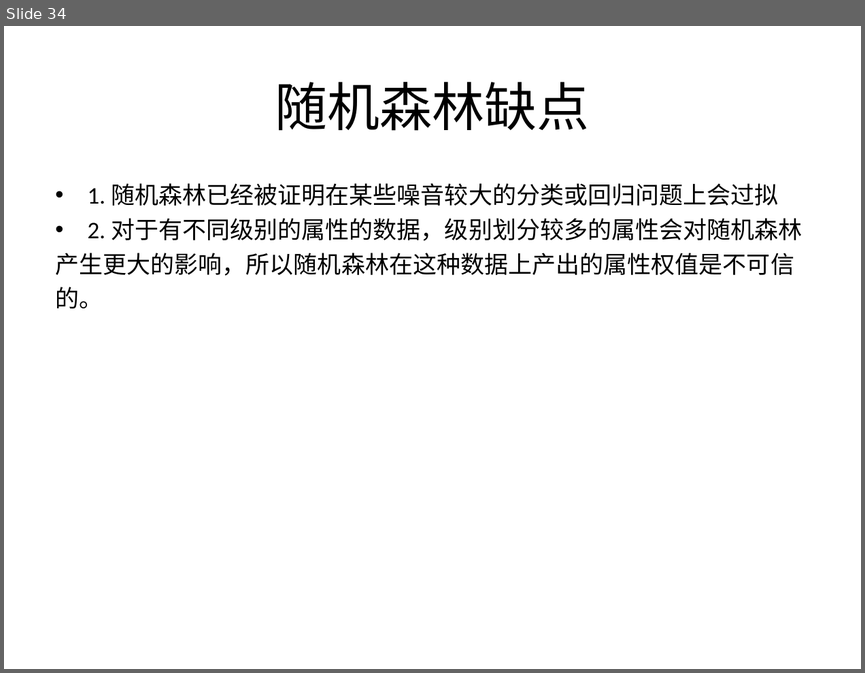
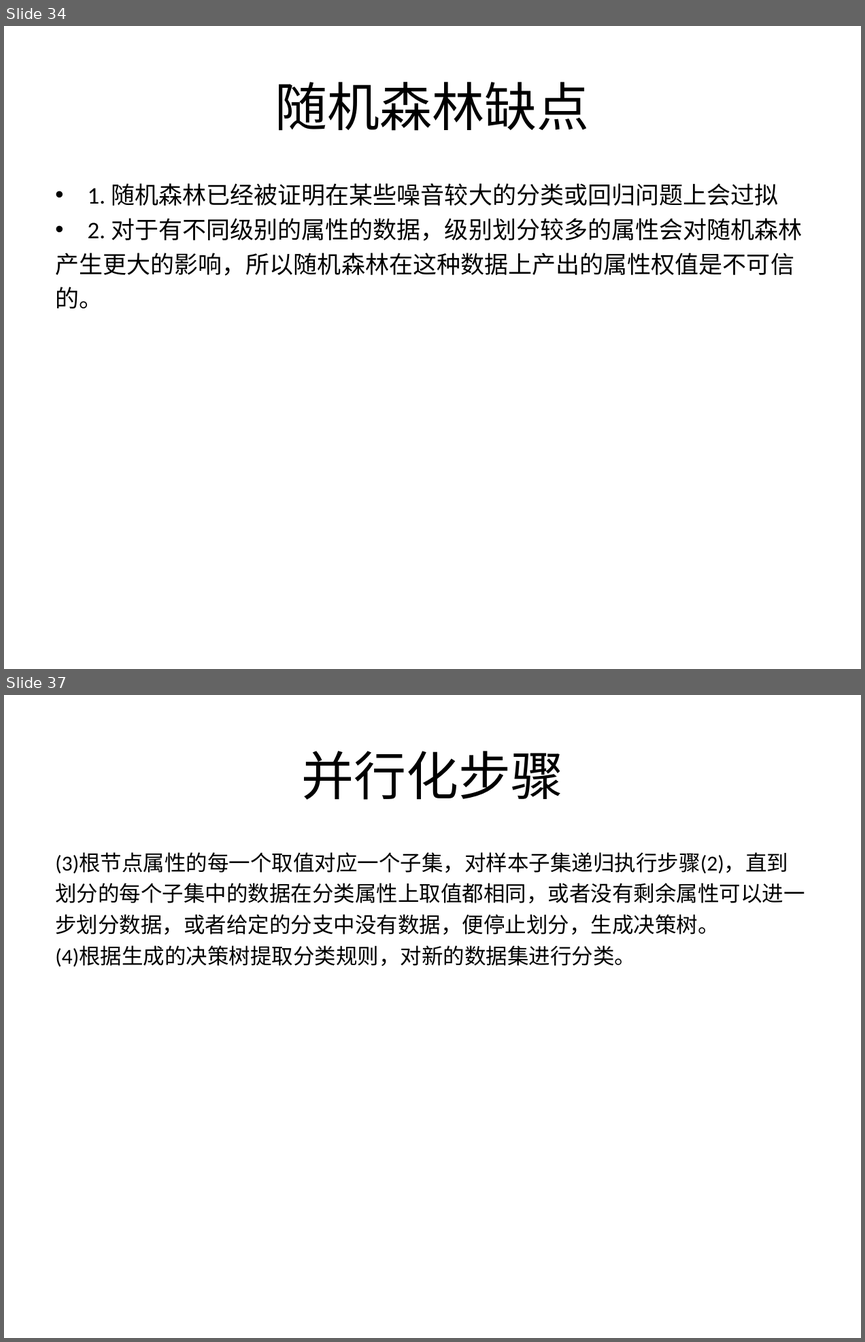
Before and after one commit to fighting-one-piece/shell-scripts, a slide deck: data_mining/src/main/resources/doc/decisiontree.ppt. Shown one above the other, each under a label of ours: slide 34 before the commit, slides 34 and 37 after it; the slides between them are not shown. The pictures are 865x673 and 865x1342 pixels, drawn with LibreOffice and Linux fonts; fonts in the diff are those of the drawing. Boxes give left, top, right and bottom in pixels: in the first picture for what was removed or moved away, otherwise in the second. Text is boxed around its words. In the diff, an @@ line names an element or a change of style, - is before the commit and + after.

```diff
--- a/data_mining/src/main/resources/doc/decisiontree.ppt
+++ b/data_mining/src/main/resources/doc/decisiontree.ppt
@@ slide 37 added at box(4, 695, 861, 1338), background #FFFFFF @@
@@ title added at box(301, 751, 563, 800), 44 pt, text #000000 @@
+并行化步骤
@@ text added at box(55, 852, 804, 966), 18 pt, text #000000 @@
+(3)根节点属性的每一个取值对应一个子集，对样本子集递归执行步骤(2)，直到
+划分的每个子集中的数据在分类属性上取值都相同，或者没有剩余属性可以进一
+步划分数据，或者给定的分支中没有数据，便停止划分，生成决策树。
+(4)根据生成的决策树提取分类规则，对新的数据集进行分类。
```
Also in this commit, not shown: 2 other slides added, 13 other files.
